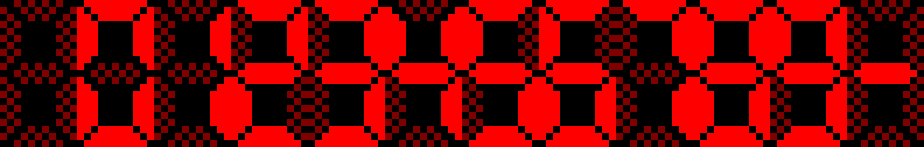
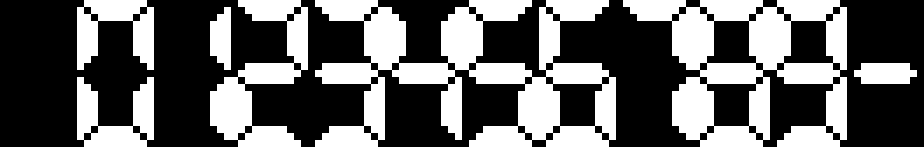
The second 924 x 147 image is a revision of the first. Changes to its layers:
removed group "-" (2 layers) over [847, 0, 924, 147]
removed layer "BG" (1st of 12, in "-") from group "-" over [847, 0, 924, 147]
removed group "9" (2 layers) over [770, 0, 847, 147]
removed layer "Digit" (2nd of 11, in "9") from group "9" over [770, 0, 847, 147]
removed layer "BG" (2nd of 12, in "9") from group "9" over [770, 0, 847, 147]
removed group "8" (2 layers) over [693, 0, 770, 147]
removed layer "Digit" (3rd of 11, in "8") from group "8" over [693, 0, 770, 147]
removed layer "BG" (3rd of 12, in "8") from group "8" over [693, 0, 770, 147]
removed group "7" (2 layers) over [616, 0, 693, 147]
removed layer "BG" (4th of 12, in "7") from group "7" over [616, 0, 693, 147]
removed group "6" (2 layers) over [539, 0, 616, 147]
removed layer "Digit" (5th of 11, in "6") from group "6" over [539, 0, 616, 147]
removed layer "BG" (5th of 12, in "6") from group "6" over [539, 0, 616, 147]
removed group "5" (2 layers) over [462, 0, 539, 147]
removed layer "Digit" (6th of 11, in "5") from group "5" over [462, 0, 539, 147]
removed layer "BG" (6th of 12, in "5") from group "5" over [462, 0, 539, 147]
removed group "4" (2 layers) over [385, 0, 462, 147]
removed layer "BG" (7th of 12, in "4") from group "4" over [385, 0, 462, 147]
removed group "3" (2 layers) over [308, 0, 385, 147]
removed layer "BG" (8th of 12, in "3") from group "3" over [308, 0, 385, 147]
removed group "2" (2 layers) over [231, 0, 308, 147]
removed layer "Digit" (9th of 11, in "2") from group "2" over [231, 0, 308, 147]
added group "B/W" with 12 layers above "Color" over [0, 0, 924, 147]
moved "Background" (1st of 2, in "B/W") into group "B/W" over [0, 0, 924, 147]
…and 24 more changes (11 added, 13 removed)
